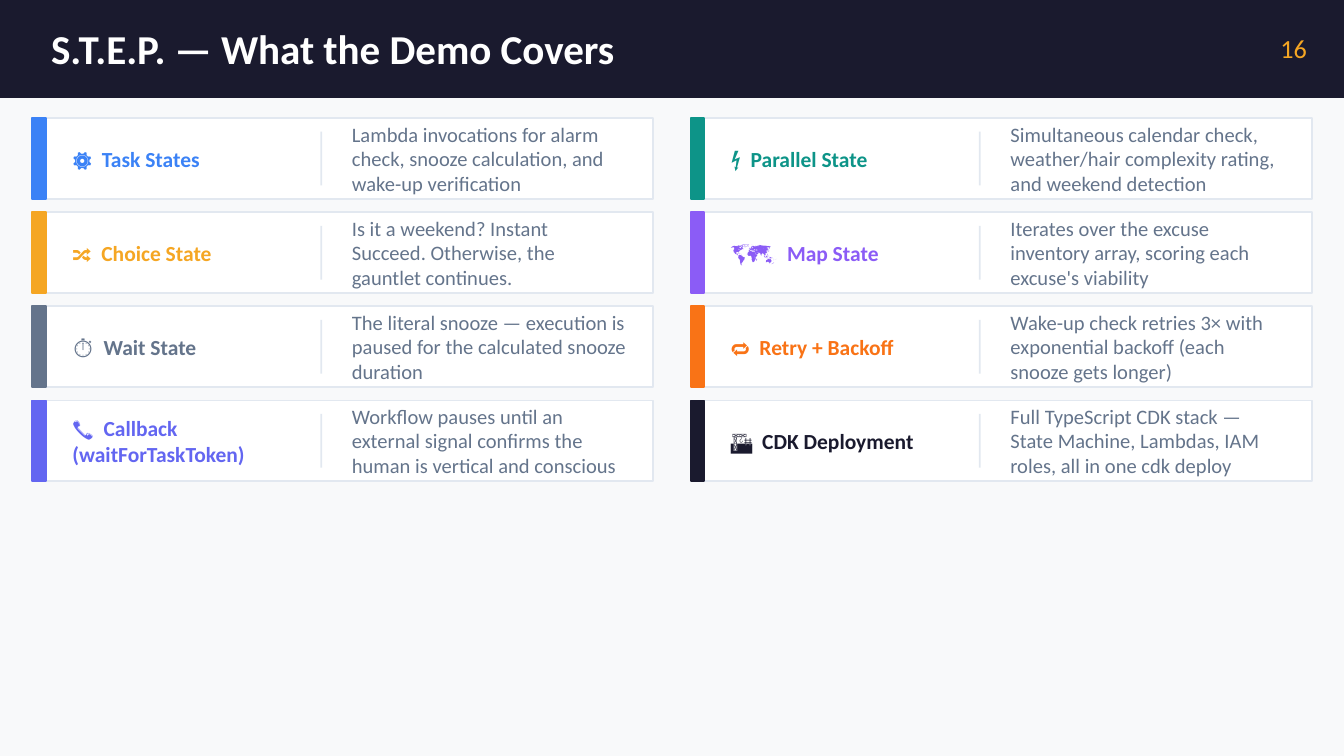
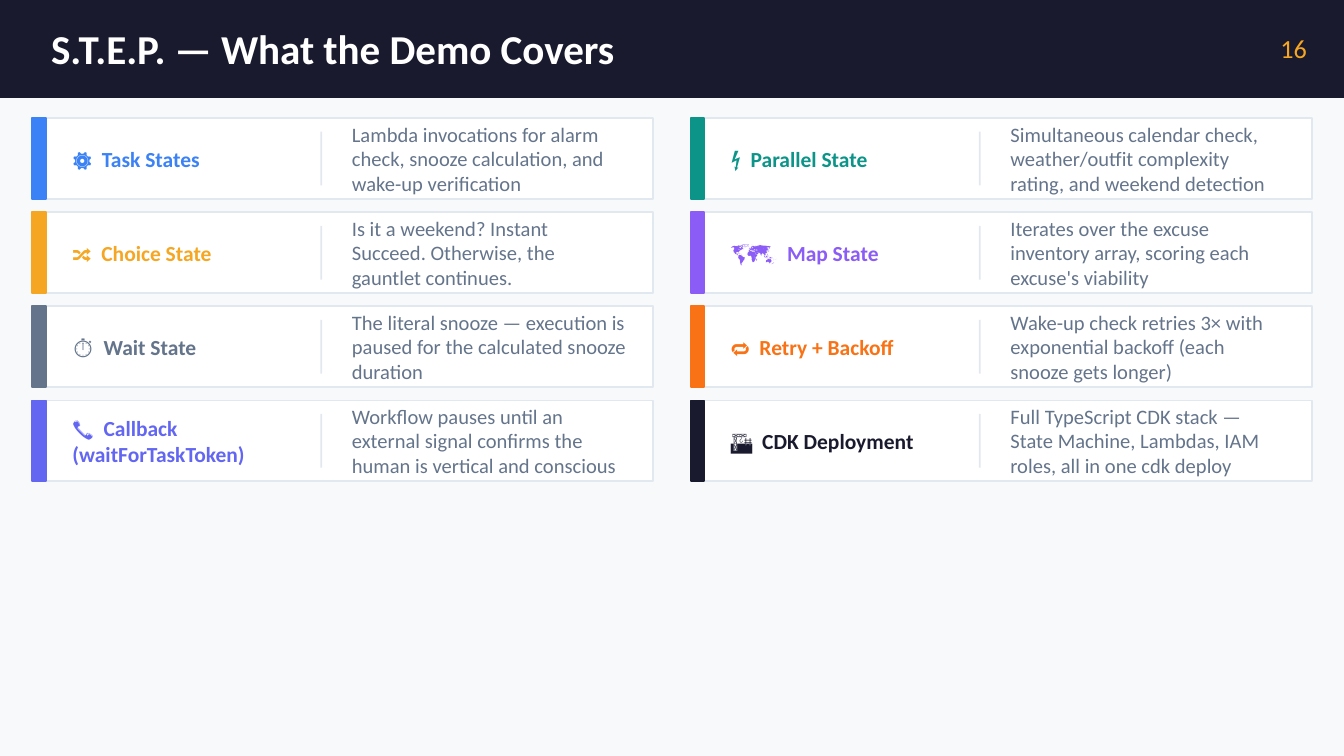
Before and after one commit to budoudoh/aws-step-function-demo, a slide deck: slide 16 of Step_Function_2026.pptx. Drawn at 1344x756 pixels with LibreOffice and Linux fonts; fonts in the diff are those of the drawing. Boxes give left, top, right and bottom in pixels: in the first picture for what was removed or moved away, otherwise in the second. Text is boxed around its words. In the diff, an @@ line names an element or a change of style, - is before the commit and + after.

```diff
--- a/Step_Function_2026.pptx
+++ b/Step_Function_2026.pptx
@@ text at [1010, 128, 1265, 195]: text changed @@
-Simultaneous calendar check, weather/hair complexity rating, and weekend detection
+Simultaneous calendar check, weather/outfit complexity rating, and weekend detection
```
Also in this commit, not shown: 7 other files.
